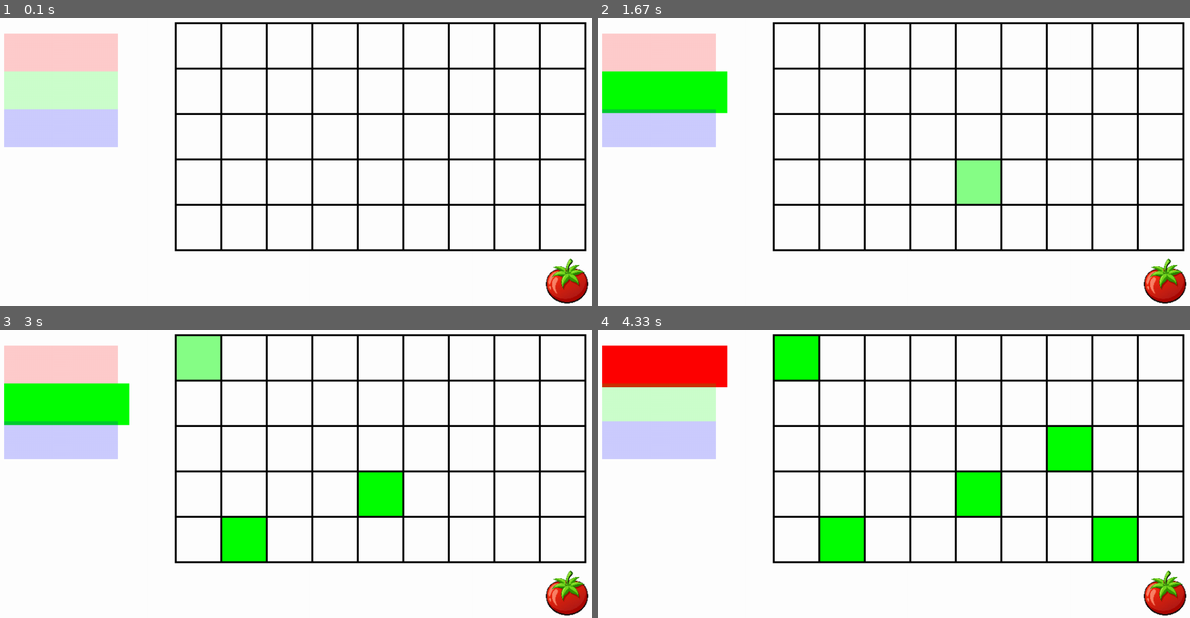
Above: before the commit, frames 1-4 (two rows, left to right).
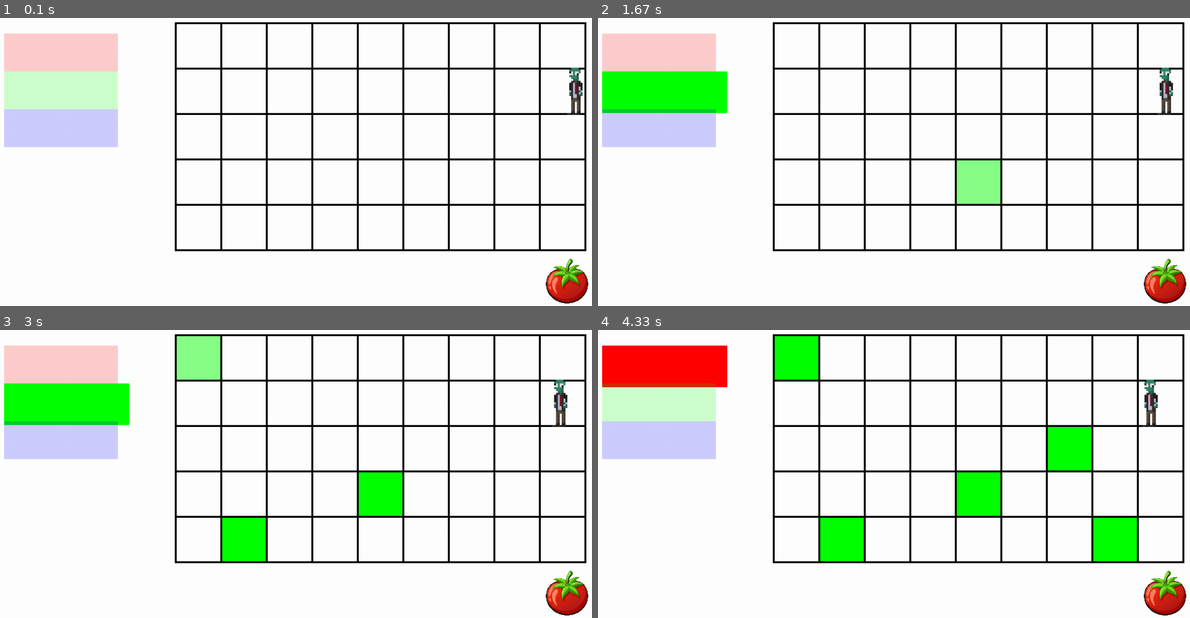
Above: after the commit, the same moments.

Repository: vocaz/pygametowerdefense
Game: pygame game, started from main.py
The game is run twice, just before and just after one commit, with the same random seed, the same clock (stepped at 60 frames per second) and the same inputs.
Inputs (mouse positions are in pixels of both pictures, inside the frame that each line leads up to):
- Up to frame 1 (0.1 s): no input
- Up to frame 2 (1.67 s): click (888, 136) at 0.38 s; tap 1 at 0.67 s; click (698, 84) at 1.05 s; click (959, 164) at 1.38 s
- Up to frame 3 (3 s): click (301, 332) at 1.72 s; click (260, 534) at 2.05 s; click (515, 574) at 2.38 s; click (201, 378) at 2.72 s
- Up to frame 4 (4.33 s): click (1095, 537) at 3.05 s; click (1077, 439) at 3.38 s; click (692, 404) at 3.72 s; click (710, 381) at 4.05 s

The runs differ from the first frame. In frame 1, 0.3% of the frame differs, in the area x 95-99%, y 17-34%; in frame 2, 0.3%; in frame 3, 0.3%, in the area x 93-96%, y 17-34%; in frame 4, 0.3%.

Commit message:
Finished monster spawning, drawing and movement

Diff:
--- a/main.py
+++ b/main.py
@@ -6,7 +6,6 @@
 from towers import *
 dospawn = 1
 monster_timer = 1
-lanecount = {0:0,1:0,2:0,3:0,4:0}
 lastspawnedlane = 0
 monsters = []
 #colours
@@ -46,6 +45,14 @@
 cursor = pygame.Surface((5,5))
 cursor.fill((255,255,255))
 cursor_mask = pygame.mask.from_surface(cursor)
+def draw_monsters():
+    global grid
+    global monsters
+    monster_lanes = [False, False, False, False, False]
+    for index, monster in sorted(enumerate(monsters), reverse = True):
+        monster.update(grid)
+        monster.draw(realwindow)
+        monster_lanes[monster.lane] = True
 def spawn_monster():
     lanes = [0,1,2,3,4]
     try:
@@ -237,8 +244,10 @@
             click = 1
     check_towerselection()
     update_grid(grid)
+    draw_monsters()
     newwindow = pygame.transform.scale_by(realwindow,3)
     scaledwindow.blit(newwindow, position)
     check_tomato()
     pygame.display.update()
+    print(get_pos(1))
 pygame.quit()
--- a/monsters.py
+++ b/monsters.py
@@ -11,19 +11,18 @@
     totalhp = health + armor
     surface = []
     ismoving = True
-    framemovespeed = (24 / movespeed) / 60
     def __init__(self,lane):
-        self.cords = {"x":320,"y":(lane*24) + 43 - 7}
+        self.cords = {"x":304,"y":(lane*24)+24}
         self.lane = lane
     def update(self,grid):
         self.ismoving = True
         for tower in grid[self.lane]:
             if tower != 0:
-                if self.rect().colliderect(plant.rect()):
+                if self.rect().colliderect(tower.rect()):
                     self.moving = False
                     tower.ishit()
-        if self.moving:
-            self.cords[0] -= self.framemovespeed
+        if self.ismoving:
+            self.cords["x"] -= self.movespeed
     def tryeat(self,towervar):
         #runs when collides with tower
         #towervar is the variable assigned with the object of the tower that monster collides with
@@ -40,14 +39,14 @@
         hasarmor = False
         armor = 0
     def draw(self, targetdisplay):
-        targetdisplay.blit(self.img, (int(self.cords[0]), int(self.cords[1])))
+        targetdisplay.blit(self.img, (int(self.cords["x"]), int(self.cords["y"])))
     def rect(self):
-        return pygame.Rect(self.pos[0]+5, self.pos[1]+16, 6, 16)
+        return pygame.Rect(self.cords["x"]+5, self.cords["y"]+16, 6, 16)
 class RobZombie(Monster):
     def __init__(self,lane):
         self.health = 190
         self.armor = 1100
-        self.movespeed = 4.7
+        self.movespeed = 0.050
         self.damage = 100
         Monster.__init__(self,lane)
         self.hasarmor = True
